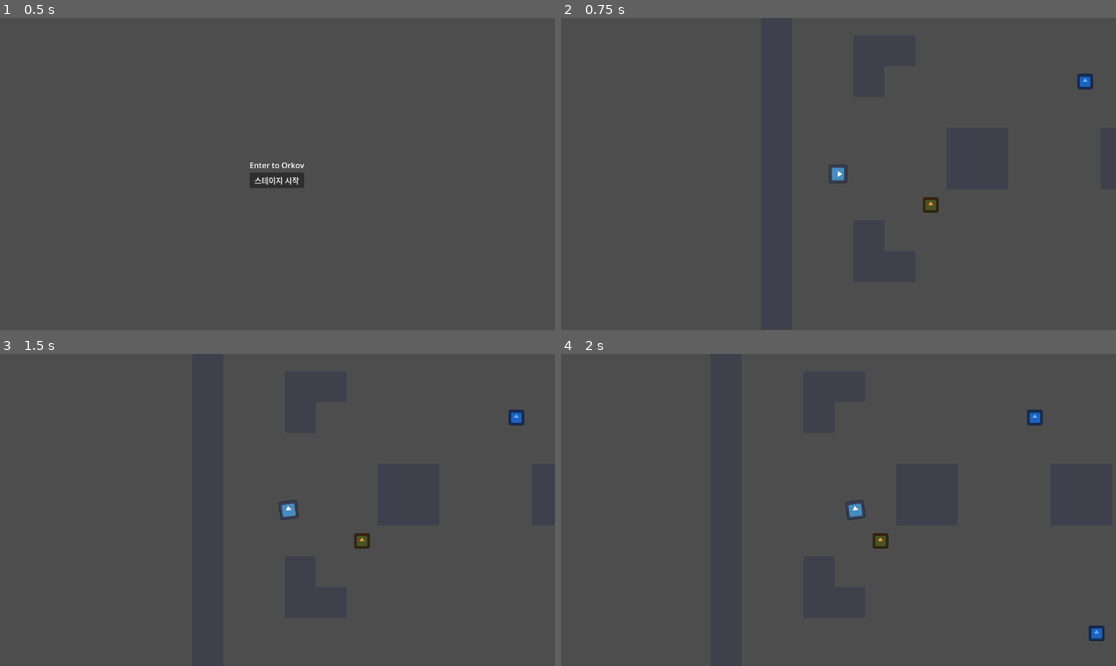
Above: before the commit, frames 1-4 (two rows, left to right).
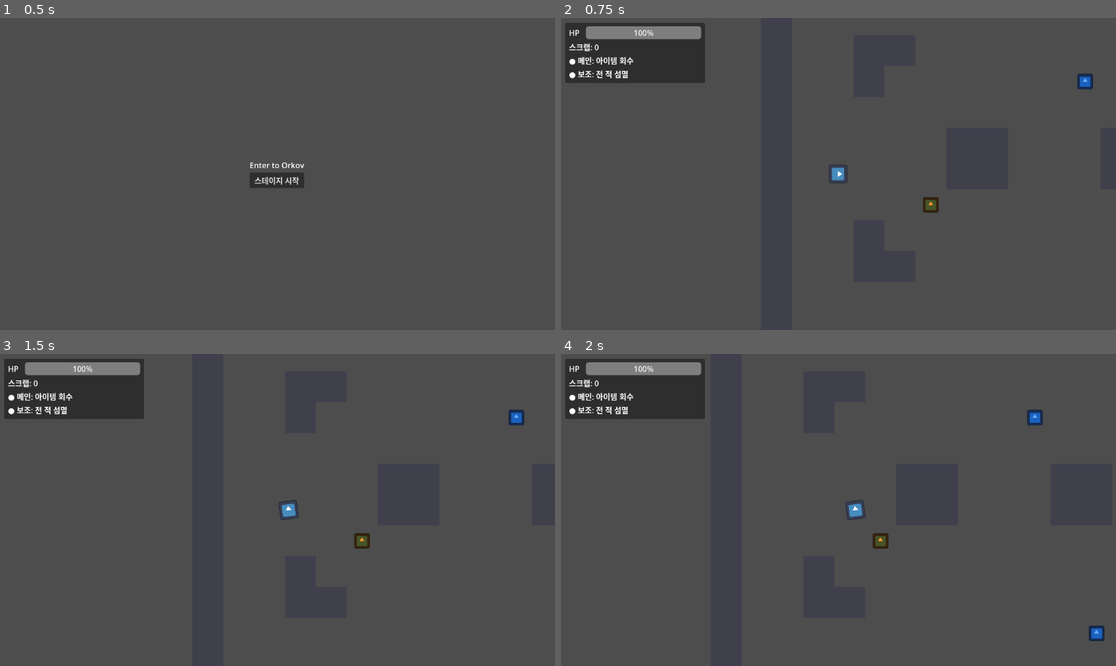
Above: after the commit, the same moments.

Repository: eueuehshsj/Orkov
Game: Godot game, scene res://scenes/main_menu.tscn
Two runs of this game, one before a commit and one after it. Both use one fixed random seed, a clock stepped at 60 frames per second and the inputs below. The project has no main scene, so this scene is started directly. The engine's default icon, where the game draws it, is replaced by a stand-in: a white triangle on a blue panel in a dark square.
Inputs (mouse positions are in pixels of both pictures, inside the frame that each line leads up to):
- Up to frame 1 (0.5 s): no input
- Up to frame 2 (0.75 s): click "스테이지 시작" at 0.5 s
- Up to frame 3 (1.5 s): tap Enter at 1.25 s; move the mouse to (399, 494) at 1.27 s; hold D (move_right) from 1.28 s (still down); click (399, 494) at 1.35 s
- Up to frame 4 (2 s): keep holding D (move_right)

Frame 1 is identical in both runs. In frame 2, 4.6% of the frame differs, in the area x 0-26%, y 1-21%; in frame 3, 4.6%; in frame 4, 4.6%.
Error before the commit: Invalid access to property or key 'attack_range' on a base object of type 'Nil'. (res://scripts/enemies/enemy_base.gd:45)
Error after the commit: Parse Error: Cannot infer the type of "t" variable because the value doesn't have a set type. (res://scripts/ui/HUD.gd:80)

Commit message:
feat: implement priority 7 - UI/HUD system
- Add HUD CanvasLayer (scenes/ui/hud.tscn + scripts/ui/HUD.gd) with HP bar, scrap counter, and main/secondary objective labels
- Add screen-edge extraction arrow indicator that appears when extraction point is off-screen
- Add death overlay (dark screen + "임무 실패 — 스크랩 손실") shown for 2.5s before base transition
- Add fade-to-black extraction sequence before returning to base
- Player: add health_changed and died signals; stop physics on death; remove direct go_to_base call (HUD handles transition)
- ExtractionPoint: add player_extracted signal and group membership; HUD handles fade before transition

Co-Authored-By: Claude Sonnet 4.6 <noreply@anthropic.com>

Diff:
--- a/scenes/stage.tscn
+++ b/scenes/stage.tscn
@@ -1,8 +1,9 @@
-[gd_scene load_steps=4 format=3]
+[gd_scene load_steps=5 format=3]
 
 [ext_resource type="Script" path="res://scripts/Stage.gd" id="1_stage"]
 [ext_resource type="PackedScene" path="res://scenes/player.tscn" id="2_player"]
 [ext_resource type="PackedScene" path="res://scenes/extraction_point.tscn" id="3_extraction"]
+[ext_resource type="PackedScene" path="res://scenes/ui/hud.tscn" id="4_hud"]
 
 [node name="Stage" type="Node2D"]
 script = ExtResource("1_stage")
@@ -22,3 +23,5 @@
 
 [node name="ExtractionPoint" parent="." instance=ExtResource("3_extraction")]
 position = Vector2(1120, 160)
+
+[node name="HUD" parent="." instance=ExtResource("4_hud")]
--- /dev/null
+++ b/scenes/ui/hud.tscn
@@ -0,0 +1,120 @@
+[gd_scene load_steps=2 format=3]
+
+[ext_resource type="Script" path="res://scripts/ui/HUD.gd" id="1_hud"]
+
+[node name="HUD" type="CanvasLayer"]
+layer = 10
+script = ExtResource("1_hud")
+
+[node name="Root" type="Control" parent="."]
+layout_mode = 3
+anchors_preset = 15
+anchor_right = 1.0
+anchor_bottom = 1.0
+grow_horizontal = 2
+grow_vertical = 2
+mouse_filter = 2
+
+[node name="InfoPanel" type="Panel" parent="Root"]
+layout_mode = 1
+offset_left = 10.0
+offset_top = 10.0
+offset_right = 300.0
+offset_bottom = 135.0
+
+[node name="VBox" type="VBoxContainer" parent="Root/InfoPanel"]
+layout_mode = 1
+anchor_right = 1.0
+anchor_bottom = 1.0
+grow_horizontal = 2
+grow_vertical = 2
+offset_left = 8.0
+offset_top = 8.0
+offset_right = -8.0
+offset_bottom = -8.0
+
+[node name="HPRow" type="HBoxContainer" parent="Root/InfoPanel/VBox"]
+layout_mode = 2
+
+[node name="HPLabel" type="Label" parent="Root/InfoPanel/VBox/HPRow"]
+layout_mode = 2
+text = "HP  "
+
+[node name="HPBar" type="ProgressBar" parent="Root/InfoPanel/VBox/HPRow"]
+layout_mode = 2
+custom_minimum_size = Vector2(150.0, 20.0)
+size_flags_horizontal = 3
+value = 100.0
+
+[node name="ScrapLabel" type="Label" parent="Root/InfoPanel/VBox"]
+layout_mode = 2
+text = "스크랩: 0"
+
+[node name="MainObjLabel" type="Label" parent="Root/InfoPanel/VBox"]
+layout_mode = 2
+text = "● 메인: 아이템 회수"
+
+[node name="SecObjLabel" type="Label" parent="Root/InfoPanel/VBox"]
+layout_mode = 2
+text = "● 보조: 전 적 섬멸"
+
+[node name="ExtractionArrow" type="Control" parent="Root"]
+layout_mode = 1
+offset_right = 30.0
+offset_bottom = 30.0
+pivot_offset = Vector2(15.0, 15.0)
+visible = false
+
+[node name="ArrowLabel" type="Label" parent="Root/ExtractionArrow"]
+layout_mode = 1
+anchors_preset = 8
+anchor_left = 0.5
+anchor_top = 0.5
+anchor_right = 0.5
+anchor_bottom = 0.5
+offset_left = -10.0
+offset_top = -12.0
+offset_right = 10.0
+offset_bottom = 12.0
+text = "▶"
+horizontal_alignment = 1
+
+[node name="DeathOverlay" type="ColorRect" parent="Root"]
+layout_mode = 1
+anchor_right = 1.0
+anchor_bottom = 1.0
+grow_horizontal = 2
+grow_vertical = 2
+color = Color(0, 0, 0, 0.75)
+visible = false
+mouse_filter = 2
+
+[node name="DeathVBox" type="VBoxContainer" parent="Root/DeathOverlay"]
+layout_mode = 1
+anchors_preset = 8
+anchor_left = 0.5
+anchor_top = 0.5
+anchor_right = 0.5
+anchor_bottom = 0.5
+offset_left = -220.0
+offset_top = -40.0
+offset_right = 220.0
+offset_bottom = 40.0
+grow_horizontal = 2
+grow_vertical = 2
+
+[node name="FailLabel" type="Label" parent="Root/DeathOverlay/DeathVBox"]
+layout_mode = 2
+text = "임무 실패 — 스크랩 손실"
+horizontal_alignment = 1
+vertical_alignment = 1
+theme_override_font_sizes/font_size = 32
+
+[node name="FadeOverlay" type="ColorRect" parent="Root"]
+layout_mode = 1
+anchor_right = 1.0
+anchor_bottom = 1.0
+grow_horizontal = 2
+grow_vertical = 2
+color = Color(0, 0, 0, 0)
+mouse_filter = 2
--- a/scripts/ExtractionPoint.gd
+++ b/scripts/ExtractionPoint.gd
@@ -1,15 +1,18 @@
 extends Area2D
+
+signal player_extracted(result: Dictionary)
 
 @onready var warning_label: Label = $WarningLabel
 
 func _ready() -> void:
+	add_to_group("extraction_point")
 	body_entered.connect(_on_body_entered)
 
 func _on_body_entered(body: Node2D) -> void:
 	if not body.is_in_group("player"):
 		return
 	if QuestManager.is_main_objective_done():
-		GameManager.go_to_base({
+		player_extracted.emit({
 			"success": true,
 			"all_enemies_killed": QuestManager.all_enemies_killed,
 		})
--- a/scripts/Player.gd
+++ b/scripts/Player.gd
@@ -1,14 +1,19 @@
 extends CharacterBody2D
+
+signal health_changed(current: int, max_hp: int)
+signal died
 
 const SPEED := 200.0
 
 @export var max_hp: int = 100
 var current_hp: int
+var _dead := false
 
 func _ready() -> void:
 	motion_mode = MOTION_MODE_FLOATING
 	current_hp = max_hp
 	add_to_group("player")
+	health_changed.emit(current_hp, max_hp)
 
 func _physics_process(_delta: float) -> void:
 	var dir := Vector2(
@@ -20,11 +25,19 @@
 	move_and_slide()
 
 func take_damage(amount: int) -> void:
+	if _dead:
+		return
 	var reduction := GameManager.get_defense_reduction()
 	current_hp -= int(amount * (1.0 - reduction))
+	current_hp = max(current_hp, 0)
+	health_changed.emit(current_hp, max_hp)
 	if current_hp <= 0:
 		die()
 
 func die() -> void:
+	if _dead:
+		return
+	_dead = true
+	set_physics_process(false)
 	GameManager.lose_all_scrap()
-	GameManager.go_to_base({"success": false, "died": true, "scrap_gained": 0, "quest_complete": false})
+	died.emit()
--- /dev/null
+++ b/scripts/ui/HUD.gd
@@ -0,0 +1,106 @@
+extends CanvasLayer
+
+@onready var hp_bar: ProgressBar = $Root/InfoPanel/VBox/HPRow/HPBar
+@onready var scrap_label: Label = $Root/InfoPanel/VBox/ScrapLabel
+@onready var main_obj_label: Label = $Root/InfoPanel/VBox/MainObjLabel
+@onready var sec_obj_label: Label = $Root/InfoPanel/VBox/SecObjLabel
+@onready var extraction_arrow: Control = $Root/ExtractionArrow
+@onready var death_overlay: ColorRect = $Root/DeathOverlay
+@onready var fade_overlay: ColorRect = $Root/FadeOverlay
+
+var _player: CharacterBody2D = null
+var _extraction_point: Node2D = null
+var _dying := false
+
+func _ready() -> void:
+	death_overlay.visible = false
+	fade_overlay.color = Color(0, 0, 0, 0)
+	extraction_arrow.visible = false
+
+	await get_tree().process_frame
+
+	_player = get_tree().get_first_node_in_group("player")
+	if _player:
+		_player.health_changed.connect(_on_health_changed)
+		_player.died.connect(_on_player_died)
+		hp_bar.max_value = _player.max_hp
+		hp_bar.value = _player.current_hp
+
+	var ep_nodes := get_tree().get_nodes_in_group("extraction_point")
+	if ep_nodes.size() > 0:
+		_extraction_point = ep_nodes[0]
+		_extraction_point.player_extracted.connect(start_extraction_fade)
+
+	QuestManager.main_objective_completed.connect(_on_main_obj_completed)
+	QuestManager.secondary_objective_completed.connect(_on_sec_obj_completed)
+
+	_refresh_objectives()
+	_refresh_scrap()
+
+func _process(_delta: float) -> void:
+	_refresh_scrap()
+	_update_extraction_arrow()
+
+func _refresh_scrap() -> void:
+	scrap_label.text = "스크랩: %d" % GameManager.scrap
+
+func _refresh_objectives() -> void:
+	main_obj_label.text = "● 메인: %s" % ("완료 ✓" if QuestManager.quest_item_collected else "아이템 회수")
+	sec_obj_label.text = "● 보조: %s" % ("완료 ✓" if QuestManager.all_enemies_killed else "전 적 섬멸")
+
+func _update_extraction_arrow() -> void:
+	if not _extraction_point or not is_instance_valid(_extraction_point):
+		extraction_arrow.visible = false
+		return
+
+	var camera := get_viewport().get_camera_2d()
+	if not camera:
+		extraction_arrow.visible = false
+		return
+
+	var viewport_size := get_viewport().get_visible_rect().size
+	var screen_center := camera.get_screen_center_position()
+	var ext_world_pos: Vector2 = _extraction_point.global_position
+
+	var local := ext_world_pos - screen_center + viewport_size * 0.5
+	var margin := 60.0
+	var on_screen := local.x > margin and local.x < viewport_size.x - margin \
+		and local.y > margin and local.y < viewport_size.y - margin
+
+	if on_screen:
+		extraction_arrow.visible = false
+		return
+
+	extraction_arrow.visible = true
+
+	var dir := (ext_world_pos - screen_center).normalized()
+	var half := viewport_size * 0.5
+	var tx := abs(half.x / dir.x) if dir.x != 0.0 else INF
+	var ty := abs(half.y / dir.y) if dir.y != 0.0 else INF
+	var t := min(tx, ty) - 50.0
+
+	extraction_arrow.position = half + dir * t - Vector2(15.0, 15.0)
+	extraction_arrow.rotation = dir.angle()
+
+func _on_health_changed(current: int, max_hp: int) -> void:
+	hp_bar.max_value = max_hp
+	hp_bar.value = current
+
+func _on_main_obj_completed() -> void:
+	_refresh_objectives()
+
+func _on_sec_obj_completed() -> void:
+	_refresh_objectives()
+
+func _on_player_died() -> void:
+	if _dying:
+		return
+	_dying = true
+	death_overlay.visible = true
+	await get_tree().create_timer(2.5).timeout
+	GameManager.go_to_base({"success": false, "died": true, "scrap_gained": 0, "quest_complete": false})
+
+func start_extraction_fade(result: Dictionary) -> void:
+	var tween := create_tween()
+	tween.tween_property(fade_overlay, "color", Color(0, 0, 0, 1.0), 1.0)
+	tween.tween_callback(func() -> void: GameManager.go_to_base(result))
Not shown, changed: TASKS.md
